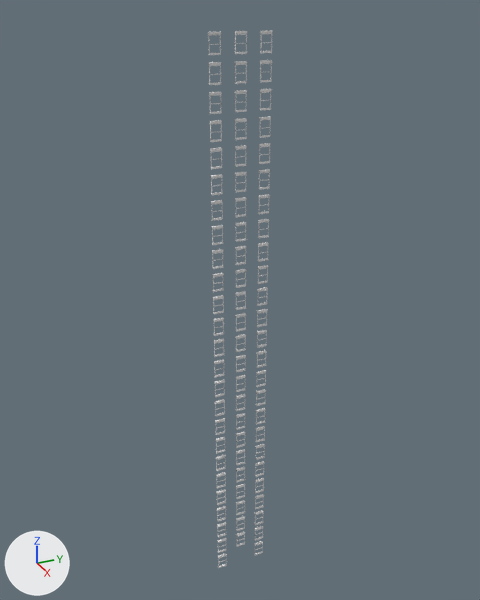
What one commit did to the FBX model Blender/FBX/Buildings/Building pieces/Type 2/25 floors/Door.fbx.
Before and after are seen from a 50 mm lens placed at (68.7, -31.0, 78.1), pointed at (-2.2, 0.9, 42.6). The axes (+X, +Y, +Z) are drawn at lower left. The lights are the same throughout. Where no turn or scale is listed for an object, it has been applied to the vertices.

Names of what the first picture shows: 'Window'.
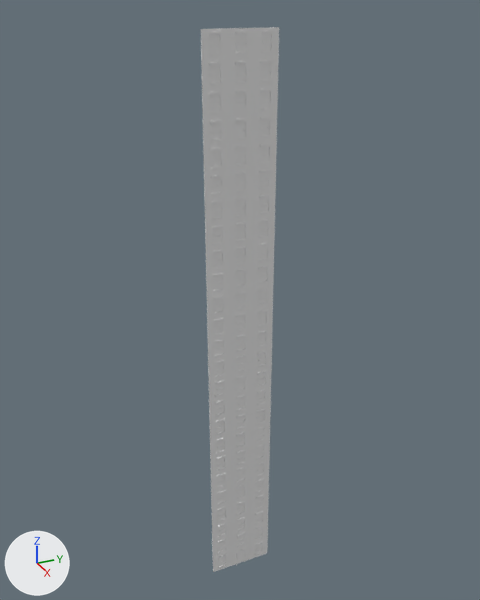
Boxes (x1, y1, x2, y2) around the edits, measured in the pictures (480 x 600 px):
'Cube', added
    after: (201, 27, 279, 572)
'Plane', added
    after: (209, 34, 272, 566)
'Door', added
    after: (237, 551, 245, 564)

What changed in the scene script:
```text
Add mat_material_001:
    mat_material_001 = principled_material('Material_001')
    mat_material_001.base_color = (0.8, 0.8, 0.8)  # white #e7e7e7
Add mat_material_004:
    mat_material_004 = principled_material('Material_004')
    mat_material_004.base_color = (0.8, 0.8, 0.8)  # white #e7e7e7
Add mat_material_002:
    mat_material_002 = principled_material('Material_002')
    mat_material_002.base_color = (0.8, 0.8, 0.8)  # white #e7e7e7
Add mat_material_003:
    mat_material_003 = principled_material('Material_003')
    mat_material_003.base_color = (0.8, 0.8, 0.8)  # white #e7e7e7
Add me_cube:
    me_cube.from_pydata(...)  # 608 vertices, 313 faces; spans x 0.0, y -4.5..4.5, z -37.5..37.5
    me_cube.materials.append(mat_material_001)  # white #e7e7e7
Add me_plane:
    me_plane.from_pydata([(0.0, -4.0, 37.2), (0.0, -4.0, -37.2), (0.0, 4.0, 37.2), (0.0, 4.0, -37.2)], [], [(0, 1, 3, 2)])
    me_plane.materials.append(mat_material_004)  # white #e7e7e7
Add me_door:
    me_door.from_pydata(...)  # a box spanning x -0.02..0.02, y -0.65..0.65, z -1.1..1.1, material slot 0; a box spanning x 0.04..0.07, y 0.4..0.6, z -0.13..-0.08, material slot 1
    me_door.materials.append(mat_material_002)  # white #e7e7e7
    me_door.materials.append(mat_material_003)  # white #e7e7e7
Add ob_cube:
    ob_cube = bpy.data.objects.new('Cube', me_cube)
    ob_cube.location = (0.0, 0.0, 37.5)
Add ob_plane:
    ob_plane = bpy.data.objects.new('Plane', me_plane)
    ob_plane.location = (0.0, 0.0, 37.5)
Add ob_door:
    ob_door = bpy.data.objects.new('Door', me_door)
    ob_door.location = (0.0, 0.0, 1.1)
```
